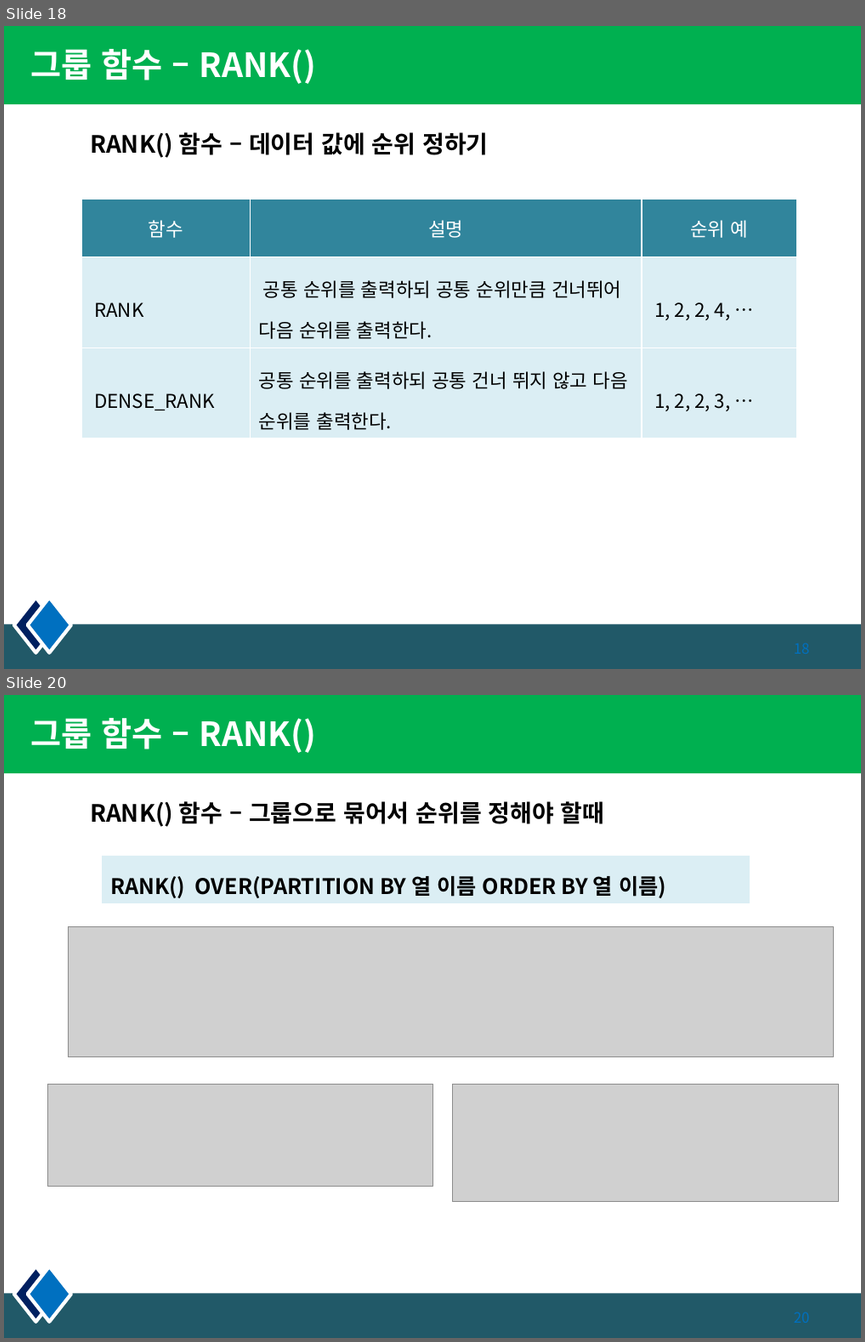
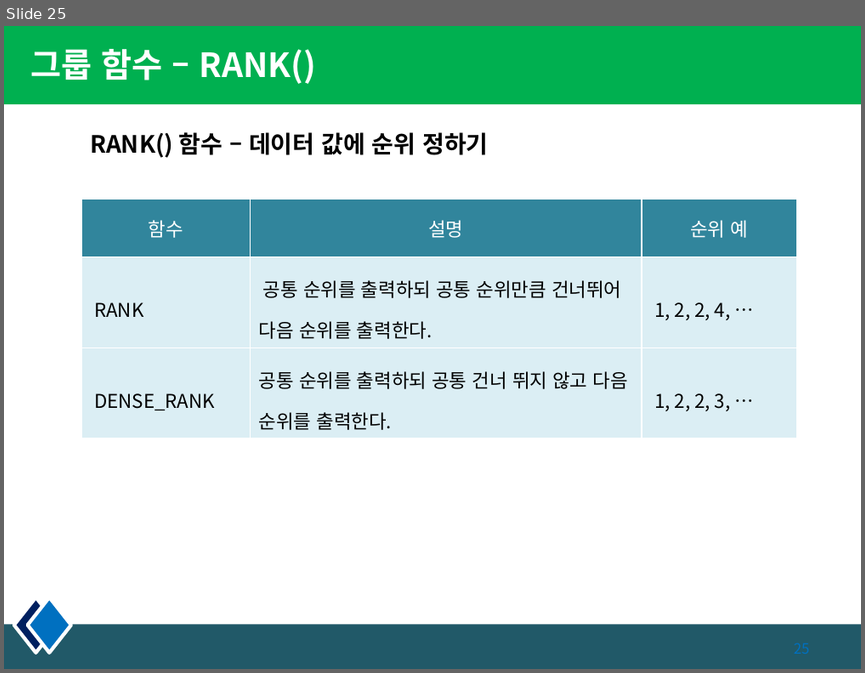
Before and after one commit to pshho/sqlWorks, a slide deck: 자료/sqld/DB_PPT/5장. 함수.pptx. Shown one above the other, each under a label of ours: slides 18 and 20 before the commit, slide 25 after it; the slides between them are not shown. The pictures are 865x1342 and 865x673 pixels, drawn with LibreOffice and Linux fonts; fonts in the diff are those of the drawing; grey boxes stand for pictures. Boxes give left, top, right and bottom in pixels: in the first picture for what was removed or moved away, otherwise in the second. Text is boxed around its words. In the diff, an @@ line names an element or a change of style, - is before the commit and + after.

```diff
--- a/자료/sqld/DB_PPT/5장. 함수.pptx
+++ b/자료/sqld/DB_PPT/5장. 함수.pptx
@@ slide 20 removed at (4, 695, 861, 1338), background #FFFFFF; not listed: 4 template elements that a slide beside it also shows @@
@@ title removed at (31, 718, 316, 753) @@
-그룹 함수 – RANK()
@@ text removed at (90, 801, 605, 827) @@
-RANK() 함수 – 그룹으로 묶어서 순위를 정해야 할때
@@ rectangle removed at (102, 857, 749, 903) @@
-RANK() OVER(PARTITION BY 열 이름 ORDER BY 열 이름)
@@ picture removed at (69, 926, 834, 1057) @@
@@ picture removed at (47, 1084, 432, 1186) @@
@@ picture removed at (452, 1084, 838, 1202) @@
@@ what was slide 18 is now slide 25 @@
```
Also in this commit, not shown: 7 slides changed, 3 slides added, 7 other files.
